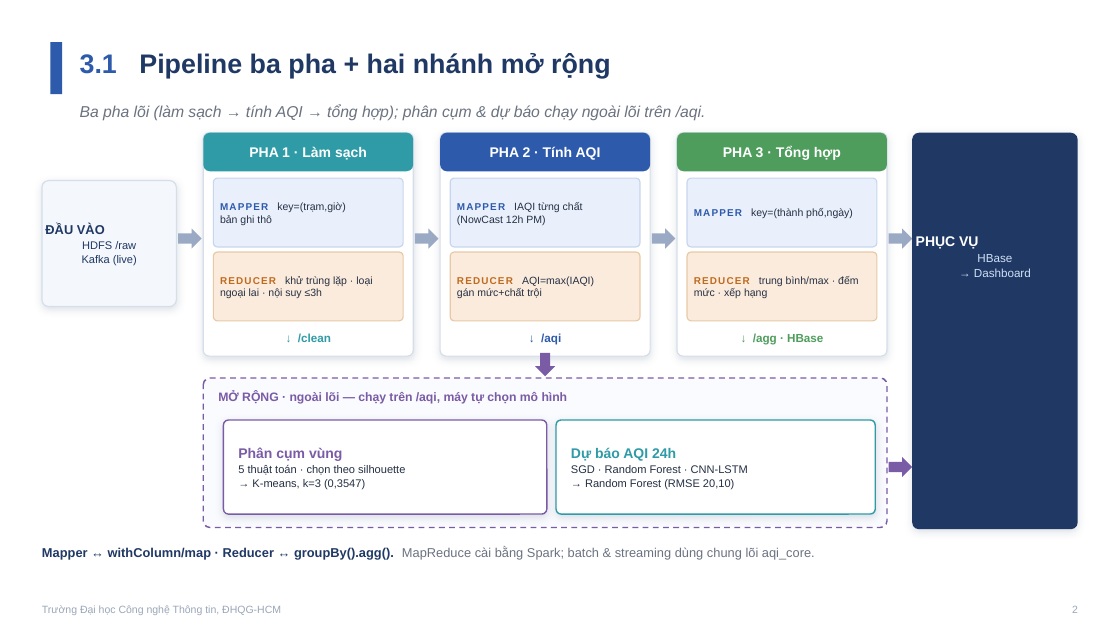
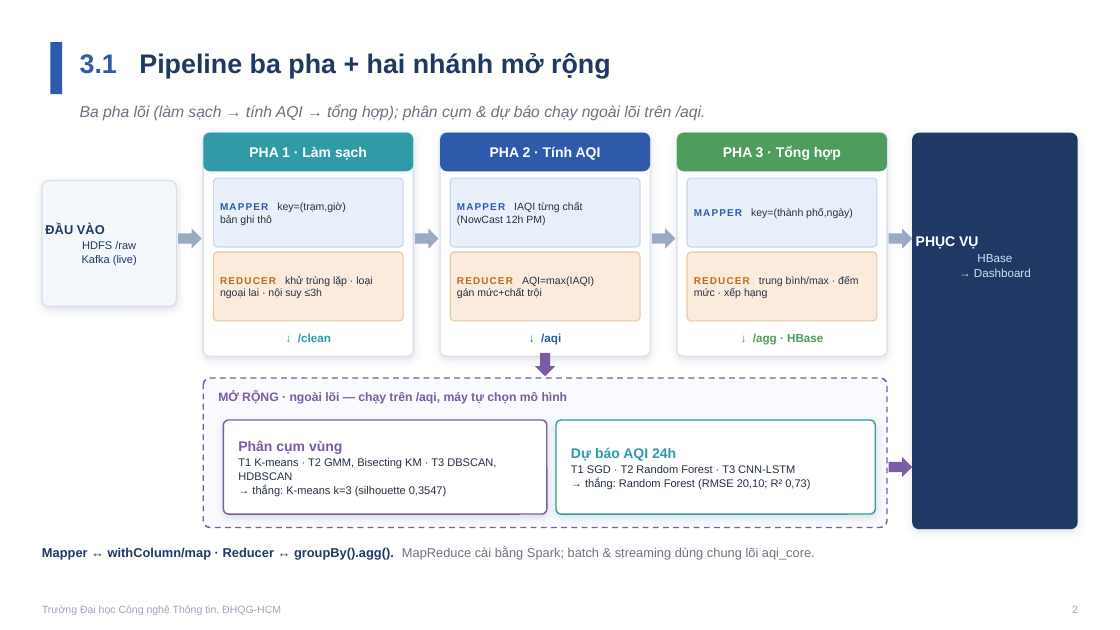
Before and after one commit to khuyn110400/big-data-aqi, a slide deck: slide 2 of docs/slides/Slide_Huyen_theo_mau.pptx. Drawn at 1120x630 pixels with LibreOffice and Linux fonts; fonts in the diff are those of the drawing. Boxes give left, top, right and bottom in pixels: in the first picture for what was removed or moved away, otherwise in the second. Text is boxed around its words. In the diff, an @@ line names an element or a change of style, - is before the commit and + after.

```diff
--- a/docs/slides/Slide_Huyen_theo_mau.pptx
+++ b/docs/slides/Slide_Huyen_theo_mau.pptx
@@ text at (238,440,496,496): text changed @@
-Phân cụm vùng
-5 thuật toán · chọn theo silhouette
-→ K-means, k=3 (0,3547)
+Phân cụm vùng
+T1 K-means · T2 GMM, Bisecting KM · T3 DBSCAN, HDBSCAN
+→ thắng: K-means k=3 (silhouette 0,3547)
@@ text at (571,447,810,489): text changed @@
-Dự báo AQI 24h
-SGD · Random Forest · CNN-LSTM
-→ Random Forest (RMSE 20,10)
+Dự báo AQI 24h
+T1 SGD · T2 Random Forest · T3 CNN-LSTM
+→ thắng: Random Forest (RMSE 20,10; R² 0,73)
```
Also in this commit, not shown: 1 slide added.
